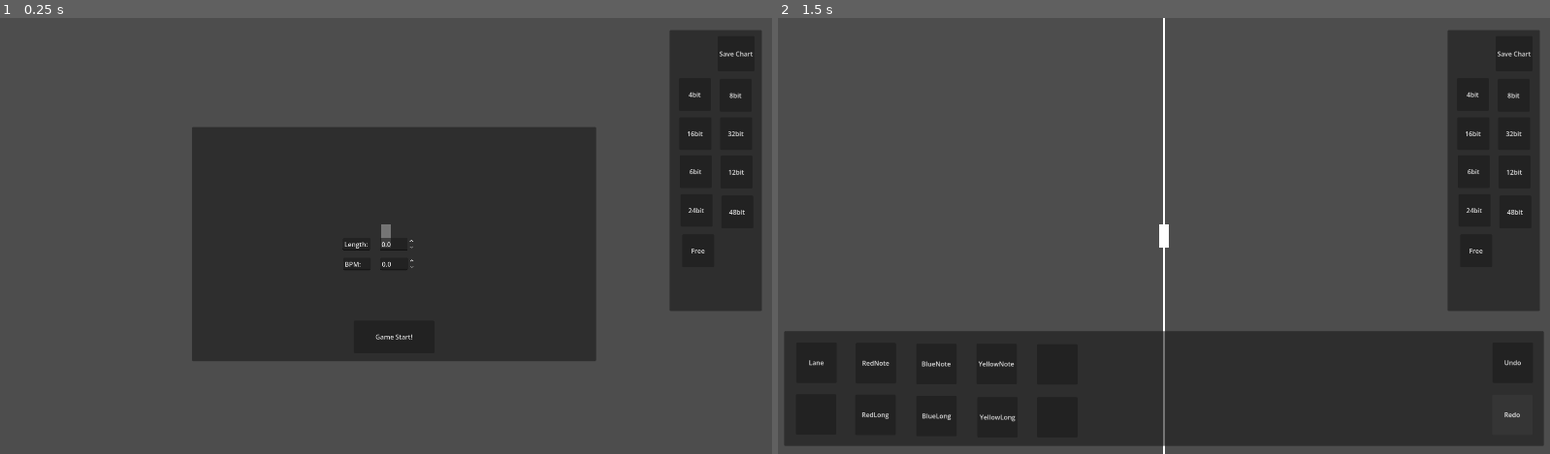
Above: before the commit, frames 1-2 (left to right).
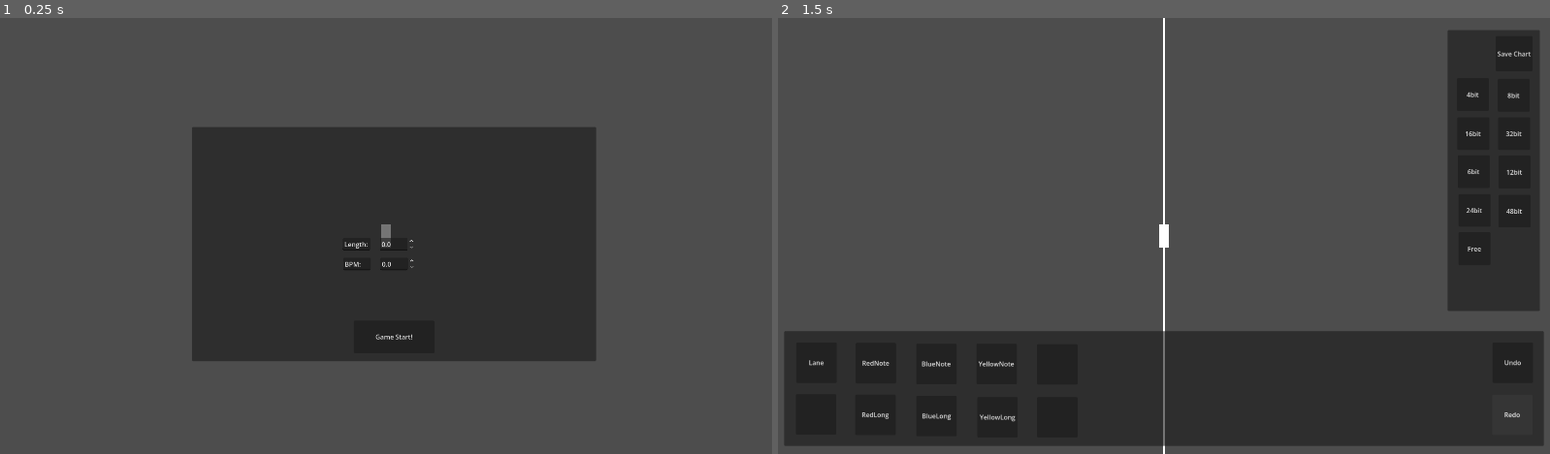
Above: after the commit, the same moments.

Repository: junu192857/Vexatonic-dash-2
Game: Godot game, scene res://Scenes/Editor.tscn
Same seed, same stepped clock (60 frames per second), same inputs: the game is played once before the commit and once after it. This scene is started directly instead of the project's main scene.
Inputs:
- Up to frame 1 (0.25 s): no input
- Up to frame 2 (1.5 s): click "Game Start!" at 0.5 s; click "Redo" at 1.25 s

The runs differ from the first frame. In frame 1, 7.5% of the frame differs, in the area x 86-99%, y 2-68%; in frame 2, less than 0.1%.

Commit message:
Case 1: 레인을 찍고 다음 레인 찍을 준비까지 완료

Diff:
--- a/vexatonic-dash-2/Scenes/Editor.tscn
+++ b/vexatonic-dash-2/Scenes/Editor.tscn
@@ -256,18 +256,18 @@
 
 [node name="Button9" type="Button" parent="CanvasLayer/SettingPanel" unique_id=1945090177]
 layout_mode = 0
-offset_left = 31.0
-offset_top = 506.0
-offset_right = 110.0
-offset_bottom = 587.0
+offset_left = 27.0
+offset_top = 501.0
+offset_right = 106.0
+offset_bottom = 582.0
 text = "Free"
 
 [node name="Button8" type="Button" parent="CanvasLayer/SettingPanel" unique_id=1357179055]
 layout_mode = 0
-offset_left = 128.0
-offset_top = 410.0
-offset_right = 207.0
-offset_bottom = 491.0
+offset_left = 126.0
+offset_top = 408.0
+offset_right = 205.0
+offset_bottom = 489.0
 text = "48bit"
 
 [node name="Button7" type="Button" parent="CanvasLayer/SettingPanel" unique_id=1021605455]
--- a/vexatonic-dash-2/Scripts/EditorConnector.gd
+++ b/vexatonic-dash-2/Scripts/EditorConnector.gd
@@ -3,7 +3,7 @@
 @onready var polygon:Polygon2D = $Polygon2D
 
 var data:ConnectorData
-var lane
+var lane_index: int
 
 const UNPROCECSSED_COLORS: Array[Color] = [Color(1, 0.4, 0.4), Color(0.4, 0.4, 1.0),Color(1.0, 1.0, 0.4)]
 const PROCESSED_COLORS: Array[Color] = [Color(0.8,0,0),Color(0.0, 0.0, 0.7),Color(0.8, 0.7, 0.0)]
@@ -31,3 +31,9 @@
 	data.set_length(end_pos.x - start_pos.x)
 	data.set_delta_y(start_pos.y - end_pos.y)
 	set_polygon_dynamically()
+
+func get_end_pos(start_pos:Vector2):
+	return start_pos + Vector2(data.length, -data.delta_y)
+
+func set_lane_index(index:int):
+	lane_index = index
--- a/vexatonic-dash-2/Scripts/EditorInputHandler.gd
+++ b/vexatonic-dash-2/Scripts/EditorInputHandler.gd
@@ -17,7 +17,7 @@
 			zoom_camera.emit(true)
 		if event.button_index == MOUSE_BUTTON_WHEEL_DOWN:
 			zoom_camera.emit(false)
-		if event.button_index == MOUSE_BUTTON_LEFT:
+		if event.button_index == MOUSE_BUTTON_LEFT and event.pressed:
 			put_note.emit()
 
 	if event is InputEventMouseMotion:
--- a/vexatonic-dash-2/Scripts/EditorManager.gd
+++ b/vexatonic-dash-2/Scripts/EditorManager.gd
@@ -10,7 +10,8 @@
 @onready var inputHandler = $EditorInputHandler
 @onready var camera = $Camera2D
 
-@onready var editorButtons = $CanvasLayer/NoteSelectorPanel
+@onready var noteSelectorPanel = $CanvasLayer/NoteSelectorPanel
+@onready var settingPanel = $CanvasLayer/SettingPanel
 
 var editor_ready = false
 #Editor에서 Setting.speed는 1인 것으로 가정
@@ -19,7 +20,8 @@
 	inputHandler.zoom_camera.connect(_on_zoom_camera)
 	inputHandler.move_preview.connect(_on_move_preview)
 	inputHandler.put_note.connect(_on_put_note)
-	editorButtons.visible = false
+	noteSelectorPanel.visible = false
+	settingPanel.visible = false
 
 
 # ================== 에디터 시작하기 ==========================
@@ -34,7 +36,8 @@
 	$CanvasLayer/InitialPanel.visible = false
 	music_bpm.append(Vector2(0, bpm))
 	music_end_time = music_time * 1000
-	editorButtons.visible = true
+	noteSelectorPanel.visible = true
+	settingPanel.visible = true
 	place_bar_lines()
 
 
@@ -203,20 +206,17 @@
 func generate_preview(selected: int) -> Node2D:
 	var my_preview
 	var mouse_pos = get_global_mouse_position()
-	if (!check_mouse_in_available_area(mouse_pos)):
-		return null
 
 	if (selected == NoteSelection.Lane):
 		if (current_state == EditorState.Ready):
 			lane_case = find_lane_placing_case(mouse_pos)
-			print("Generating lane..")
 			#case 1: 비어 있는 곳에 lane을 찍는 경우
 			if lane_case == LanePlacingCase.None:
 				return null
 			if lane_case == LanePlacingCase.Case1:
 				my_preview = CONNECTOR_SCENE.instantiate()
 				add_child(my_preview)
-			my_preview.position = get_preview_pos_for_lane(mouse_pos, lane_case)
+				my_preview.position = get_preview_pos_for_lane(mouse_pos, lane_case)
 		else:
 			my_preview = CONNECTOR_SCENE.instantiate()
 			#lane_start_pos와 현재 mouse_pos로 lane 찍기
@@ -314,6 +314,19 @@
 	if (preview == null):
 		return
 	if (current_state == EditorState.Ready):
-		current_state = EditorState.Placing
 		if (selected_note == NoteSelection.Lane):
 			lane_start_pos = preview.global_position
+		current_state = EditorState.Placing
+	else: if (current_state == EditorState.Placing):
+		if (selected_note == NoteSelection.Lane):
+			if (lane_case == LanePlacingCase.Case1):
+				print("HELLO?")
+				var new_index = Lane.find_free_index(laneDatas)
+				var new_lane = Lane.new(new_index, true)
+				laneDatas.append(new_lane)
+				new_lane.add_keyframe(0, -preview.global_position.y)
+				new_lane.add_keyframe(Setting.get_time_from_posx(lane_start_pos.x), -preview.get_end_pos(lane_start_pos).y)
+				preview.set_lane_index(new_index)
+				preview = null
+			lane_case = LanePlacingCase.None
+		current_state = EditorState.Ready
--- a/vexatonic-dash-2/Scripts/Scripts_without_Node/Lane.gd
+++ b/vexatonic-dash-2/Scripts/Scripts_without_Node/Lane.gd
@@ -97,3 +97,13 @@
 
 static func sort_lanes(lanes: Array[Lane]):
 	lanes.sort_custom(func(a:Lane, b:Lane): return a.keyframes[0].x < b.keyframes[0].x)
+
+static func find_free_index(lanes: Array[Lane]) -> int:
+	if lanes.is_empty():
+		return 0
+
+	var used_indices = lanes.map(func(lane: Lane): return lane.lane_index)
+	var i = 0
+	while i in used_indices:
+		i += 1
+	return i
